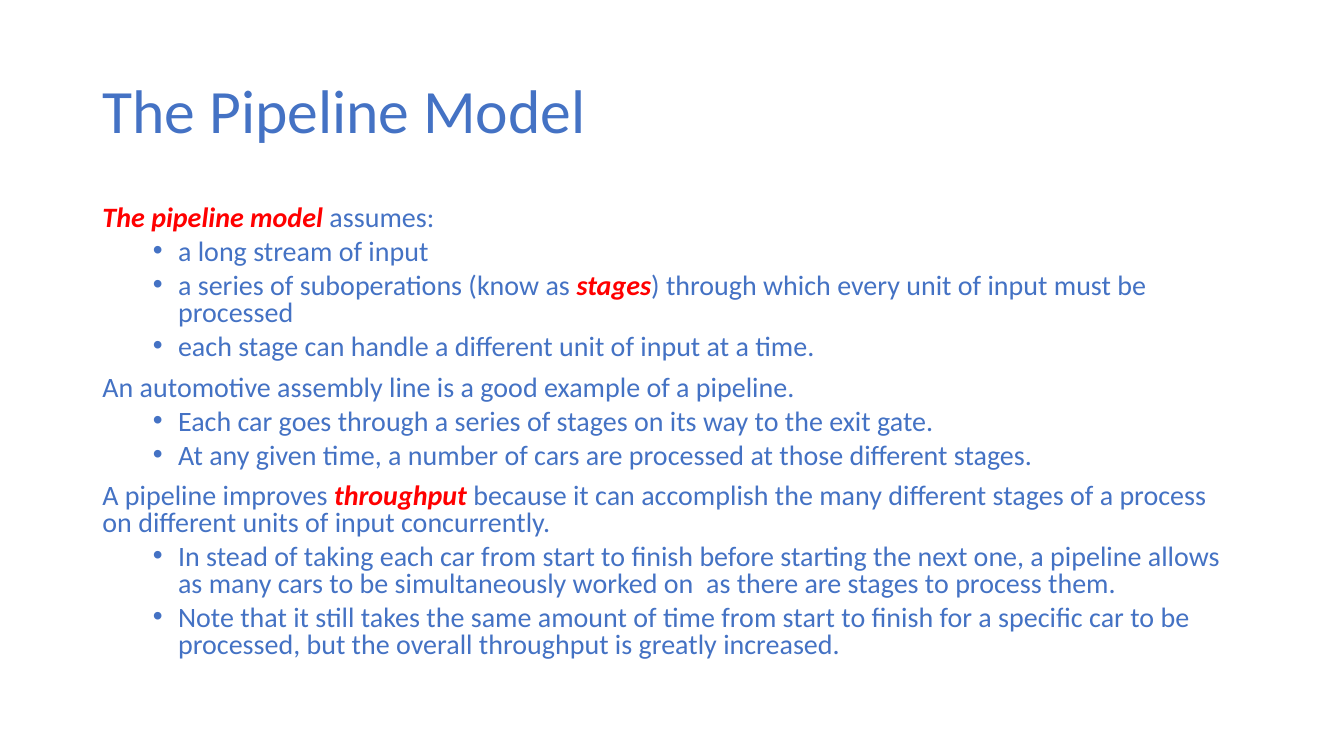
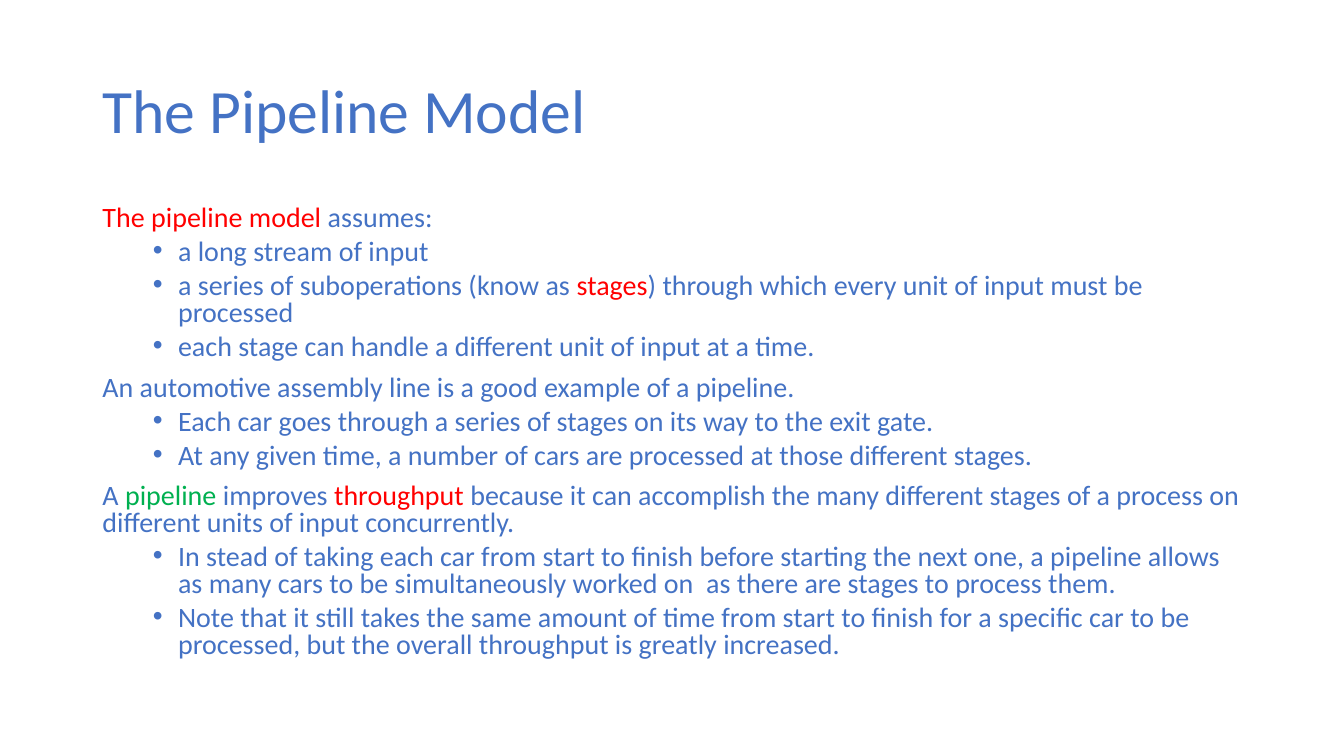
Before and after one commit to ekkapotc/PC, a slide deck: slide 14 of Slides/Lecture 5.pptx. Drawn at 1344x756 pixels with LibreOffice and Linux fonts; fonts in the diff are those of the drawing. Boxes give left, top, right and bottom in pixels: in the first picture for what was removed or moved away, otherwise in the second. Text is boxed around its words. In the diff, an @@ line names an element or a change of style, - is before the commit and + after.

```diff
--- a/Slides/Lecture 5.pptx
+++ b/Slides/Lecture 5.pptx
@@ text at [102,207,1239,537]: bold off, italic off in "The pipeline model", "stages)", "throughput"; text colour #4472C4 to #00B050 in "pipeline" @@
```
Also in this commit, not shown: 17 other slides changed, 3 other files.
